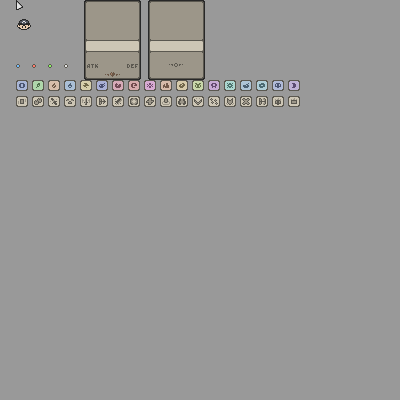
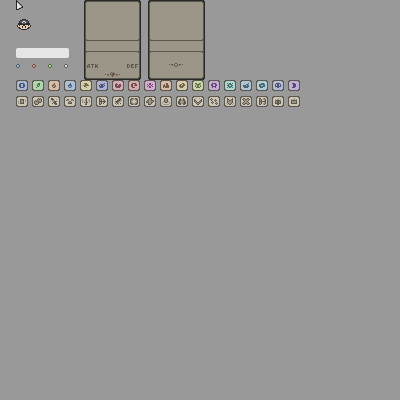
The second 400 x 400 image is a revision of the first. Changes to its layers:
painted on "main" (2nd of 2, in "main") over [16, 41, 203, 58]
